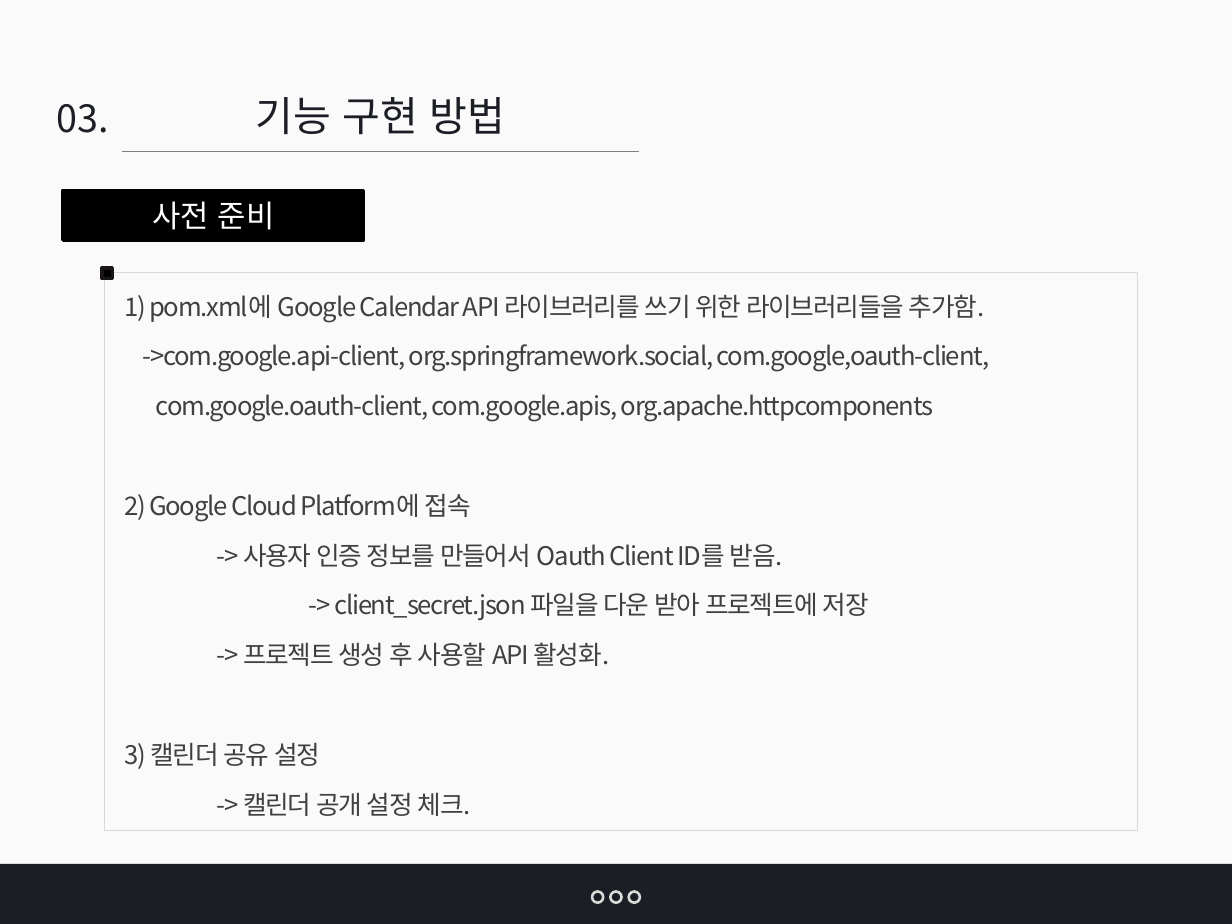
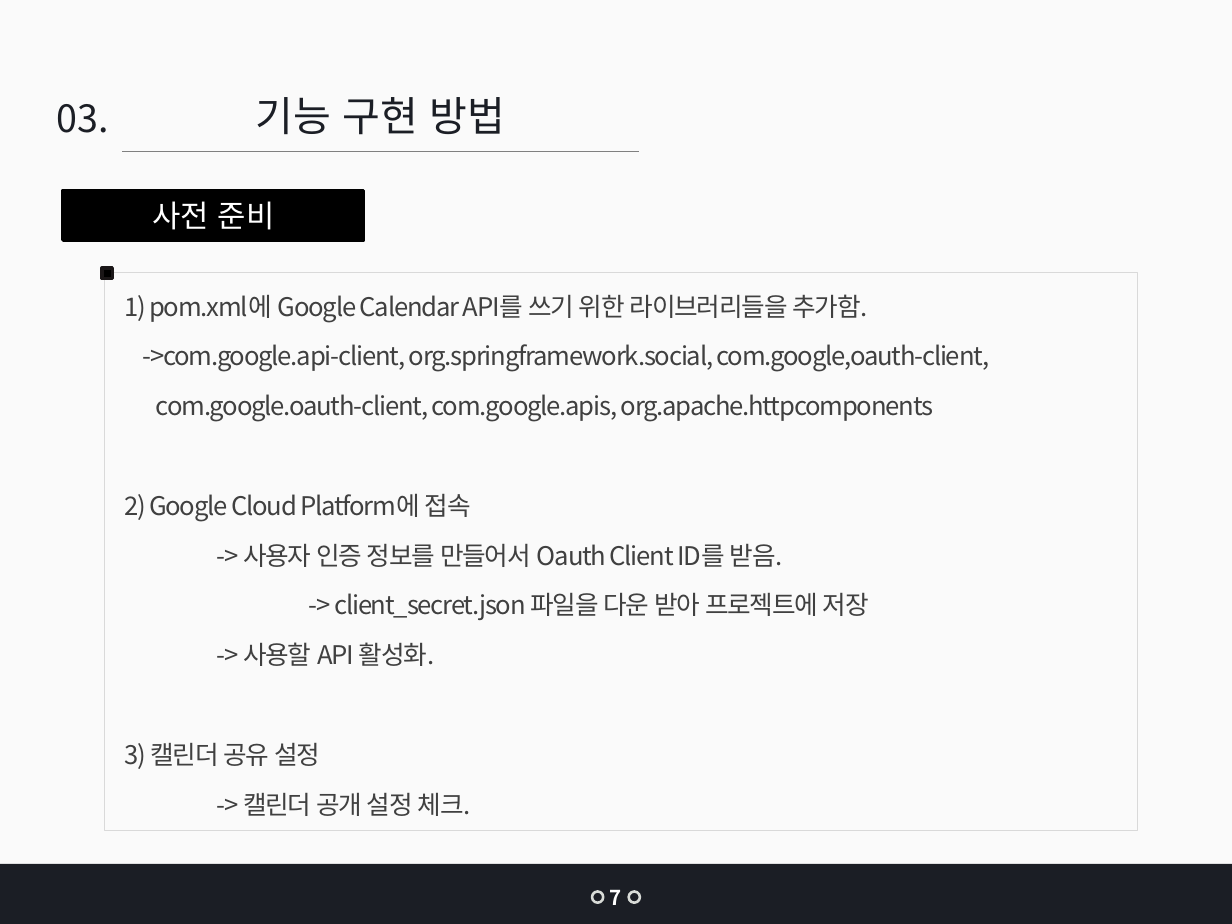
Before and after one commit to jangys/calendarProjectDocument, a slide deck: slide 7 of O0100010.pptx (slide 8 before the commit). Drawn at 1232x924 pixels with LibreOffice and Linux fonts; fonts in the diff are those of the drawing. Boxes give left, top, right and bottom in pixels: in the first picture for what was removed or moved away, otherwise in the second. Text is boxed around its words. In the diff, an @@ line names an element or a change of style, - is before the commit and + after.

```diff
--- a/O0100010.pptx
+++ b/O0100010.pptx
@@ text in rectangle at bbox=[124, 294, 868, 322]: text changed @@
-1) pom.xml에 Google Calendar API 라이브러리를 쓰기 위한 라이브러리들을 추가함.
+1) pom.xml에 Google Calendar API를 쓰기 위한 라이브러리들을 추가함.
@@ text in rectangle at bbox=[243, 642, 435, 666]: text changed @@
--> 프로젝트 생성 후 사용할 API 활성화.
+-> 사용할 API 활성화.
@@ text added at bbox=[609, 889, 621, 905], 12 pt, text #FFFFFF, bold @@
+7
@@ ellipse removed at bbox=[610, 892, 621, 903] @@
```
Also in this commit, not shown: 20 other slides changed, 9 slides added, 3 slides removed, 3 other files.
